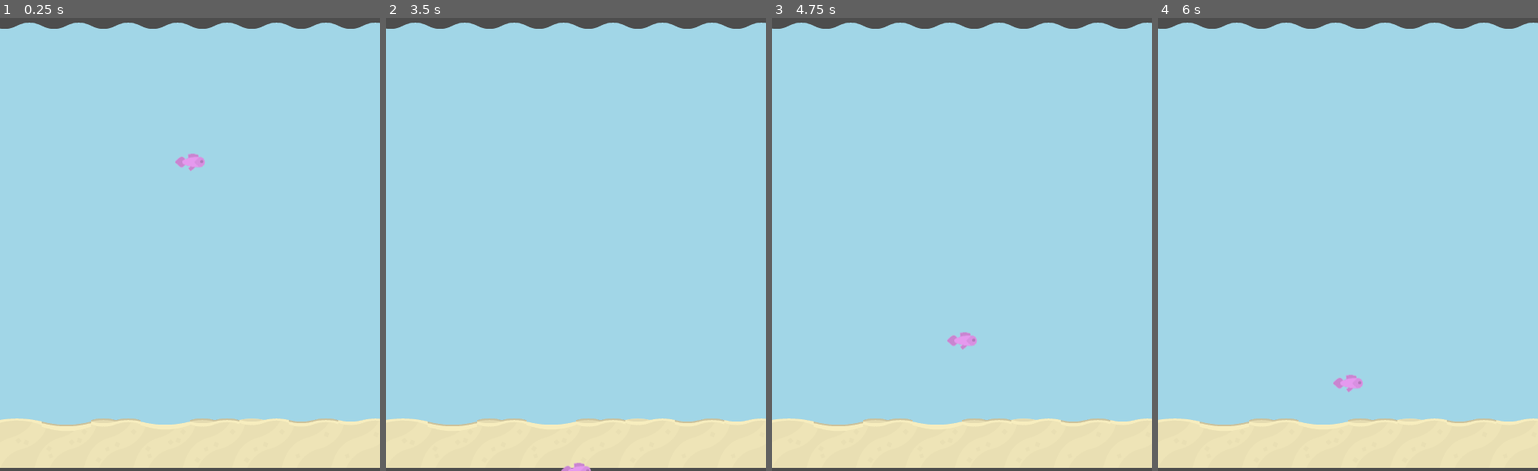
Above: before the commit, frames 1-4 (left to right).
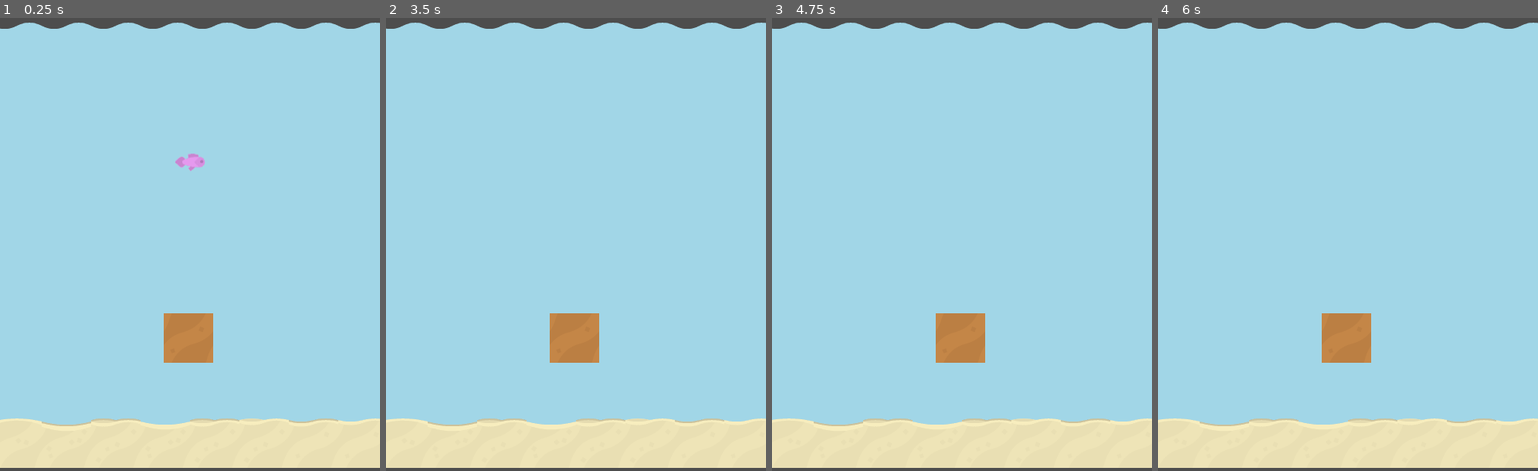
Above: after the commit, the same moments.

Repository: fredchien3/20-game-challenge
Game: Godot game, scene res://main.tscn
The game is run twice, just before and just after one commit, with the same random seed, the same clock (stepped at 60 frames per second) and the same inputs.
Inputs:
- Up to frame 1 (0.25 s): no input
- Up to frame 2 (3.5 s): tap Enter (ui_accept) at 0.5, 0.77, 1.52, 3.02 s
- Up to frame 3 (4.75 s): tap Enter (ui_accept) at 3.5, 3.77, 4.52 s
- Up to frame 4 (6 s): tap Enter (ui_accept) at 5 s

The runs differ from the first frame. In frame 1, 1.4% of the frame differs, in the area x 43-57%, y 65-77%; in frame 2, 1.5%; in frame 3, 1.4%; in frame 4, 1.6%, in the area x 43-57%, y 65-83%.

Commit message:
Add Pillar, collision with Fish

Diff:
--- a/fish.gd
+++ b/fish.gd
@@ -1,5 +1,6 @@
 extends CharacterBody2D
 
+signal death
 
 const SPEED = 300.0
 const JUMP_VELOCITY = -400.0
@@ -8,7 +9,13 @@
 func _physics_process(delta: float) -> void:
 	velocity += get_gravity() * delta
 
+
 	if Input.is_action_just_pressed("ui_accept"):
 		velocity.y = JUMP_VELOCITY
 
 	move_and_slide()
+
+func on_collision():
+	print("ouch!")
+	death.emit()
+	queue_free()
--- a/fish.tscn
+++ b/fish.tscn
@@ -11,6 +11,7 @@
 region = Rect2(448, 384, 64, 64)
 
 [node name="CharacterBody2D" type="CharacterBody2D"]
+collision_mask = 0
 script = ExtResource("1_hgn23")
 
 [node name="CollisionShape2D" type="CollisionShape2D" parent="."]
--- /dev/null
+++ b/main.gd
@@ -0,0 +1,14 @@
+extends Node2D
+
+# Called when the node enters the scene tree for the first time.
+func _ready() -> void:
+	pass # Replace with function body.
+
+
+# Called every frame. 'delta' is the elapsed time since the previous frame.
+func _process(delta: float) -> void:
+	pass
+
+
+func _on_fish_death() -> void:
+	pass # Replace with function body.
--- a/main.tscn
+++ b/main.tscn
@@ -1,12 +1,15 @@
-[gd_scene load_steps=4 format=4 uid="uid://oxhk4thu3nkq"]
+[gd_scene load_steps=6 format=4 uid="uid://oxhk4thu3nkq"]
 
 [ext_resource type="TileSet" uid="uid://cjcoix1sqxt7d" path="res://tile_set.tres" id="1_0xm2m"]
+[ext_resource type="Script" uid="uid://dcratuiiiaspn" path="res://main.gd" id="1_1bvp3"]
 [ext_resource type="PackedScene" uid="uid://7dodnb2gkjdc" path="res://fish.tscn" id="1_ig7tw"]
+[ext_resource type="PackedScene" uid="uid://dlqm2s4cng5qk" path="res://pillar.tscn" id="3_h2yge"]
 
 [sub_resource type="RectangleShape2D" id="RectangleShape2D_7dm0k"]
-size = Vector2(612, 8)
+size = Vector2(612, 57)
 
 [node name="Main" type="Node2D"]
+script = ExtResource("1_1bvp3")
 
 [node name="TileMapLayer" type="TileMapLayer" parent="."]
 tile_map_data = PackedByteArray("AAD8/wQAAQAJAAcAAAD9/wQAAQAJAAcAAAD+/wQAAQAJAAcAAAD//wQAAQAJAAcAAAAAAAQAAQAJAAcAAAABAA …(1072 unchanged characters)…
@@ -22,7 +25,7 @@
 collision_layer = 0
 
 [node name="CollisionShape2D" type="CollisionShape2D" parent="Area2D"]
-position = Vector2(0, 267)
+position = Vector2(0, 291.5)
 shape = SubResource("RectangleShape2D_7dm0k")
 
 [node name="CollisionShape2D2" type="CollisionShape2D" parent="Area2D"]
@@ -31,3 +34,8 @@
 
 [node name="Fish" parent="." instance=ExtResource("1_ig7tw")]
 position = Vector2(0, -104)
+
+[node name="Pillar" parent="." instance=ExtResource("3_h2yge")]
+position = Vector2(-2, 152)
+
+[connection signal="death" from="Fish" to="." method="_on_fish_death"]
--- /dev/null
+++ b/pillar.gd
@@ -0,0 +1,14 @@
+extends Area2D
+
+const SPEED = 1
+
+# Called when the node enters the scene tree for the first time.
+func _ready() -> void:
+	pass # Replace with function body.
+
+# Called every frame. 'delta' is the elapsed time since the previous frame.
+#func _process(_delta: float) -> void:
+	#position.x -= SPEED
+
+func _on_body_entered(body: Node2D) -> void:
+	body.on_collision()
--- /dev/null
+++ b/pillar.tscn
@@ -0,0 +1,38 @@
+[gd_scene load_steps=6 format=3 uid="uid://dlqm2s4cng5qk"]
+
+[ext_resource type="Texture2D" uid="uid://blg0oastfdcoc" path="res://spritesheet.png" id="1_rjv88"]
+[ext_resource type="Script" uid="uid://b7cycs5arq0xu" path="res://pillar.gd" id="1_tcmdu"]
+
+[sub_resource type="RectangleShape2D" id="RectangleShape2D_s4roa"]
+size = Vector2(64, 64)
+
+[sub_resource type="GDScript" id="GDScript_r8rte"]
+script/source = "extends CollisionShape2D
+
+
+# Called when the node enters the scene tree for the first time.
+func _ready() -> void:
+	pass # Replace with function body.
+
+
+# Called every frame. 'delta' is the elapsed time since the previous frame.
+func _process(delta: float) -> void:
+	pass
+"
+
+[sub_resource type="AtlasTexture" id="AtlasTexture_tcmdu"]
+atlas = ExtResource("1_rjv88")
+region = Rect2(192, 192, 64, 64)
+
+[node name="Pillar" type="Area2D"]
+collision_layer = 0
+script = ExtResource("1_tcmdu")
+
+[node name="CollisionShape2D" type="CollisionShape2D" parent="."]
+shape = SubResource("RectangleShape2D_s4roa")
+script = SubResource("GDScript_r8rte")
+
+[node name="Sprite2D" type="Sprite2D" parent="."]
+texture = SubResource("AtlasTexture_tcmdu")
+
+[connection signal="body_entered" from="." to="." method="_on_body_entered"]
--- a/project.godot
+++ b/project.godot
@@ -18,3 +18,7 @@
 [display]
 
 window/size/viewport_width=492
+
+[layer_names]
+
+2d_physics/layer_1="player"
Not shown, added: main.gd.uid
Not shown, added: pillar.gd.uid
